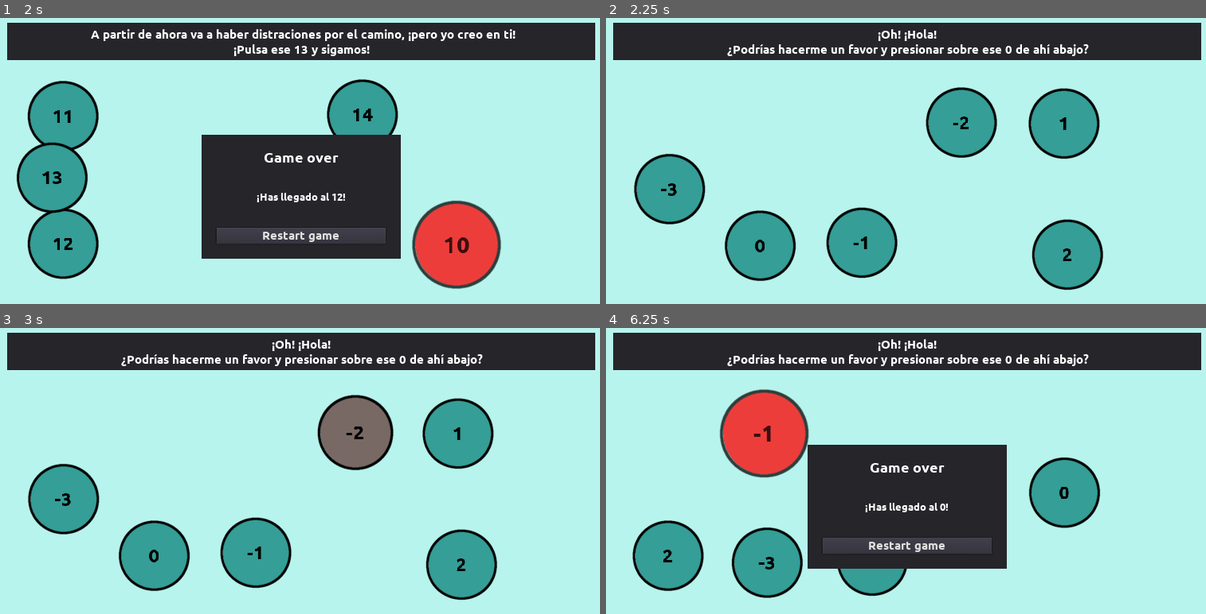
Above: before the commit, frames 1-4 (two rows, left to right).
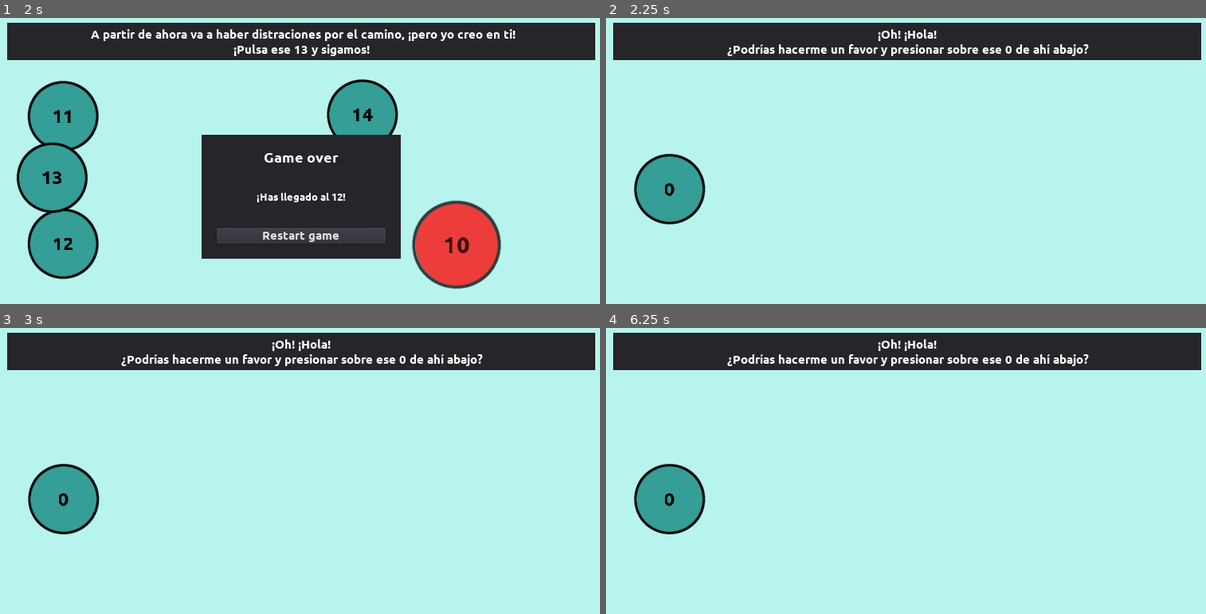
Above: after the commit, the same moments.

Repository: moisesjbc/contando-hasta-100
Game: Godot game, scene res://gameplay/main/main.tscn
Two runs of this game, one before a commit and one after it. Both use one fixed random seed, a clock stepped at 60 frames per second and the inputs below.
Inputs (mouse positions are in pixels of both pictures, inside the frame that each line leads up to):
- Up to frame 1 (2 s): tap Enter at 0.5 s; move the mouse to (354, 178) at 0.52 s; click (354, 178) at 0.67 s; move the mouse to (456, 243) at 1.27 s; click (456, 243) at 1.42 s
- Up to frame 2 (2.25 s): click "Restart game" at 2 s
- Up to frame 3 (3 s): tap Space at 2.75 s; move the mouse to (354, 433) at 2.77 s; click (354, 433) at 2.92 s
- Up to frame 4 (6.25 s): move the mouse to (864, 553) at 3.52 s; click (864, 553) at 3.67 s; click (906, 545) at 4.25 s, where only the run before the commit has a clickable "Restart game"; tap Enter at 5 s; move the mouse to (660, 430) at 5.02 s; click (660, 430) at 5.17 s; move the mouse to (762, 433) at 5.77 s; click (762, 433) at 5.92 s

Frame 1 is identical in both runs. In frame 2, 12% of the frame differs, in the area x 9-83%, y 24-96%; in frame 3, 12%; in frame 4, 28%, in the area x 4-83%, y 21-95%.

Commit message:
Fix extra balls not reset to 0 when restarting game

Diff:
--- a/godot-project/gameplay/levels_config/levels_config.gd
+++ b/godot-project/gameplay/levels_config/levels_config.gd
@@ -54,15 +54,14 @@
 }
 
 
-func _ready():
-	current_level_config = {
-		HINT_KEY: null,
-		N_EXTRA_VALUES: 0,
-		TRICK: null
-	}
+func get_level_config(current_level_index: int):
+	if current_level_index == 0:
+		current_level_config = {
+			HINT_KEY: null,
+			N_EXTRA_VALUES: 0,
+			TRICK: null
+		}
 
-
-func get_level_config(current_level_index: int):
 	current_level_config[HINT_KEY] = null
 	current_level_config[TRICK] = null
 
--- a/godot-project/gameplay/main/main.gd
+++ b/godot-project/gameplay/main/main.gd
@@ -8,7 +8,7 @@
 
 
 func _ready():
-	#set_level(current_level)
+	# set_level(current_level)
 	# TODO: Remove development trick
 	for i in range(0, 12):
 		current_level = i
